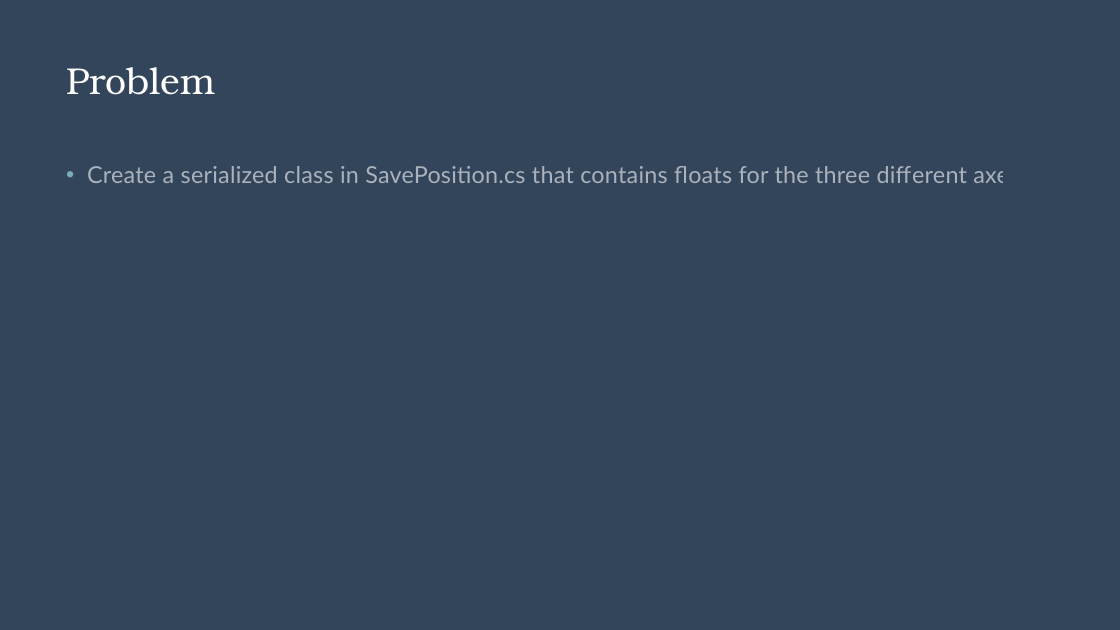
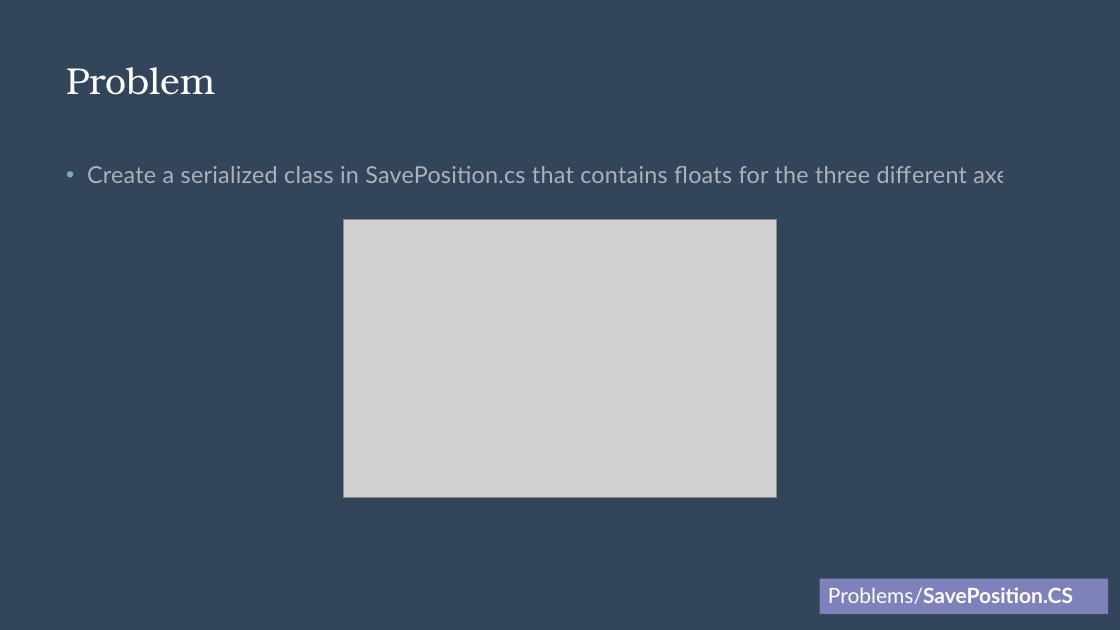
Before and after one commit to alexasummers/Serialization, a slide deck: slide 9 of Serialization/Lecture.pptx. Drawn at 1120x630 pixels with LibreOffice and Linux fonts; fonts in the diff are those of the drawing; grey boxes stand for pictures. Boxes give left, top, right and bottom in pixels: in the first picture for what was removed or moved away, otherwise in the second. Text is boxed around its words. In the diff, an @@ line names an element or a change of style, - is before the commit and + after.

Commit message:
Update Lecture
Update Lecture with new problem and solution

```diff
--- a/Serialization/Lecture.pptx
+++ b/Serialization/Lecture.pptx
@@ picture added at [344,219,776,497] @@
@@ rectangle added at [820,579,1109,614], fill #7F81BA, 18 pt, text #FFFFFF, bold @@
+Problems/SavePosition.CS
```
Also in this commit, not shown: 1 slide added.
